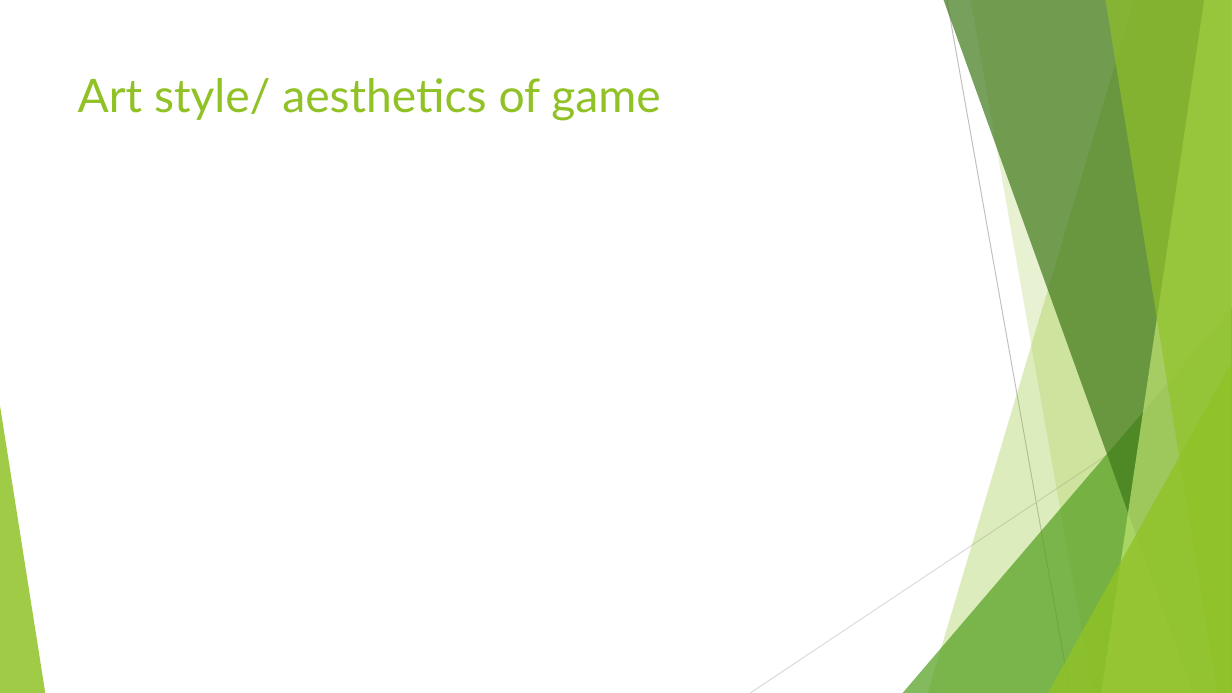
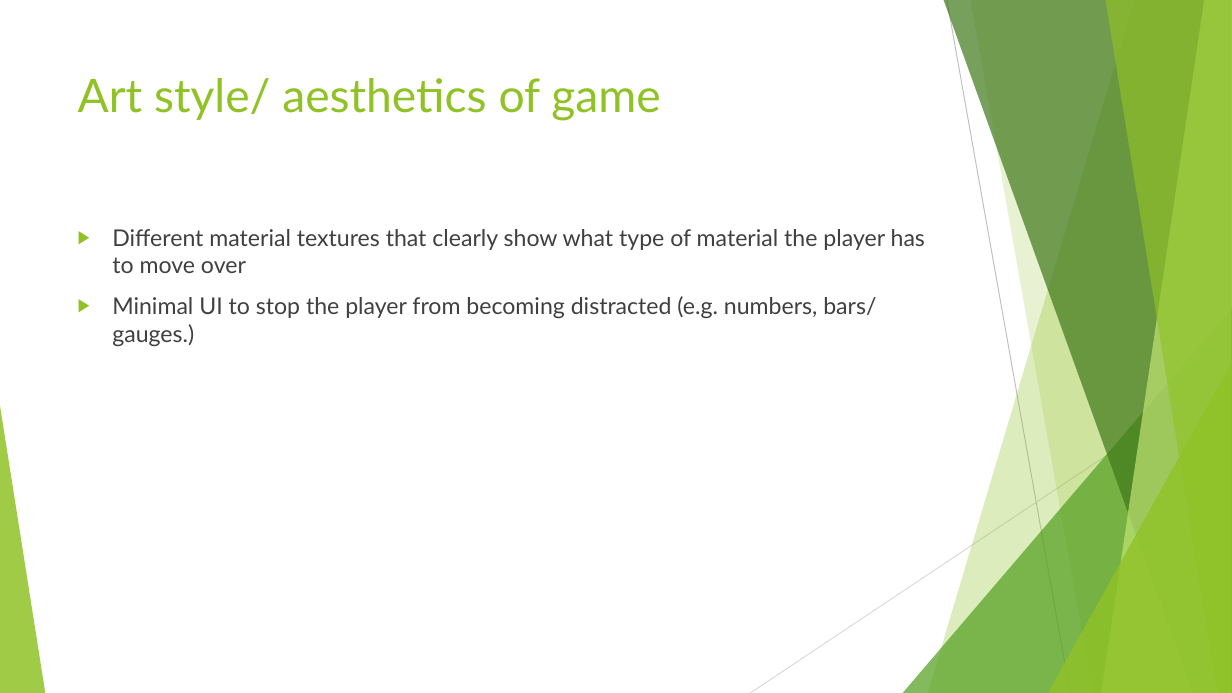
Before and after one commit to UoSGamesGroups/second-semester-s2-group-14-1, a slide deck: slide 6 of Management/Presentations/Initial presentation.pptx. Drawn at 1232x693 pixels with LibreOffice and Linux fonts; fonts in the diff are those of the drawing. Boxes give left, top, right and bottom in pixels: in the first picture for what was removed or moved away, otherwise in the second. Text is boxed around its words. In the diff, an @@ line names an element or a change of style, - is before the commit and + after.

```diff
--- a/Management/Presentations/Initial presentation.pptx
+++ b/Management/Presentations/Initial presentation.pptx
@@ text added at (112,229,925,346), 18 pt, text #404040 @@
+▶ Different material textures that clearly show what type of material the player has to move over
+▶ Minimal UI to stop the player from becoming distracted (e.g. numbers, bars/ gauges.)
```
